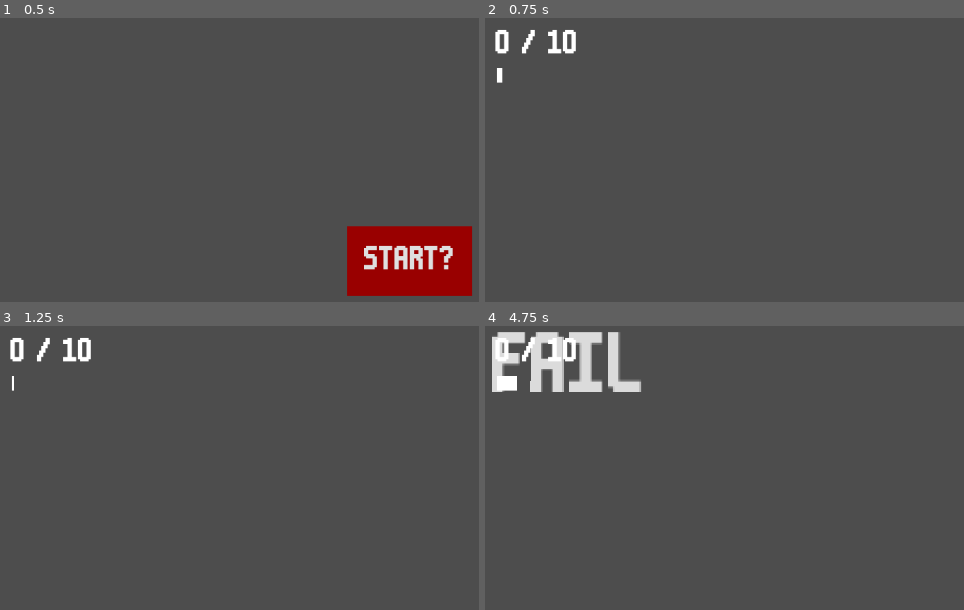
Above: before the commit, frames 1-4 (two rows, left to right).
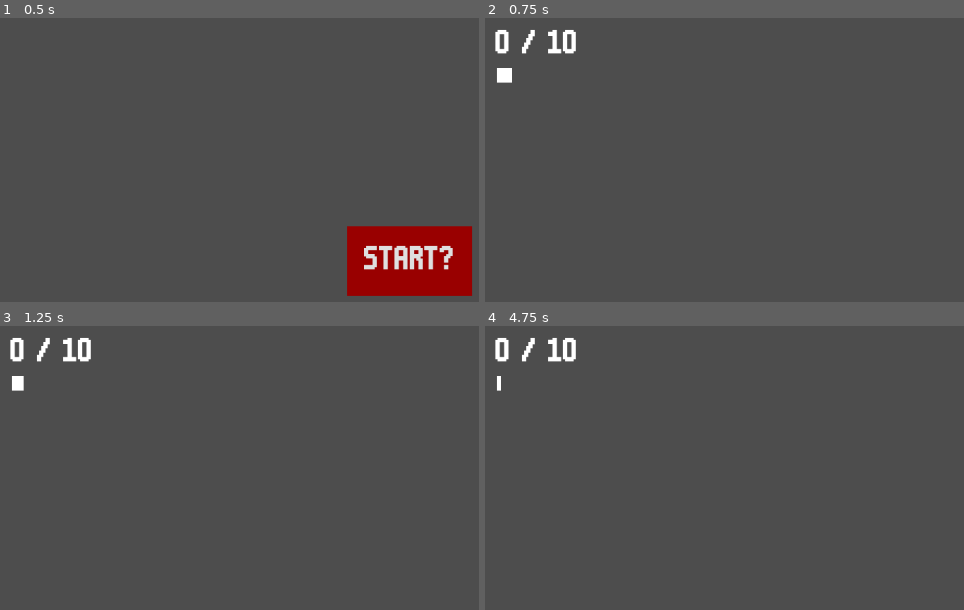
Above: after the commit, the same moments.

Repository: LiranDat/Spitandspell
Game: Godot game, scene res://scenes/main/main.tscn
Two runs of this game, one before a commit and one after it. Both use one fixed random seed, a clock stepped at 60 frames per second and the inputs below.
Inputs (mouse positions are in pixels of both pictures, inside the frame that each line leads up to):
- Up to frame 1 (0.5 s): no input
- Up to frame 2 (0.75 s): click "START?" at 0.5 s
- Up to frame 3 (1.25 s): no input
- Up to frame 4 (4.75 s): move the mouse to (887, 550) at 1.27 s; click (887, 550) at 1.42 s; move the mouse to (892, 533) at 2.02 s; click (892, 533) at 2.17 s; move the mouse to (outside the picture) at 2.77 s; click (outside the picture) at 2.92 s; move the mouse to (outside the picture) at 3.52 s; click (outside the picture) at 3.67 s; tap Enter at 4.25 s; move the mouse to (outside the picture) at 4.27 s; click (outside the picture) at 4.42 s

Frame 1 is identical in both runs. In frame 2, 0.1% of the frame differs, in the area x 3-6%, y 17-23%; in frame 3, 0.1%; in frame 4, 3.5%, in the area x 1-33%, y 2-24%.
Error in both runs: Invalid access of index '0' on a base object of type: 'PackedStringArray'. (res://scenes/lyrics/lyrics.gd:24)

Commit message:
music is now playing

Diff:
--- a/scenes/lyrics/lyrics.gd
+++ b/scenes/lyrics/lyrics.gd
@@ -7,7 +7,7 @@
 var total_sum = 0
 var past_word
 var new_score
-var timer = 1
+var timer = 2.4
 var fire
 
 # benötigte Punkte
@@ -97,6 +97,6 @@
 		timer -= delta
 	else:
 		score()
-		timer = 3
+		timer = 2.4
 
 	$timer_bar.size.x = 10 * timer
--- a/scenes/main/main.gd
+++ b/scenes/main/main.gd
@@ -49,6 +49,7 @@
 	var level = lyrics.instantiate()
 	add_child(level)
 	level.target_score = target_scores[level_counter]
+	$music.play()
 
 func start_shop():
 	add_child(shop.instantiate())
--- a/scenes/main/main.tscn
+++ b/scenes/main/main.tscn
@@ -1,6 +1,10 @@
-[gd_scene load_steps=2 format=3 uid="uid://gai0xjg0pvo8"]
+[gd_scene load_steps=3 format=3 uid="uid://gai0xjg0pvo8"]
 
 [ext_resource type="Script" uid="uid://cb0h1ibnx7uyq" path="res://scenes/main/main.gd" id="1_hyk8p"]
+[ext_resource type="AudioStream" uid="uid://bra65x8j1ai1c" path="res://sounds/gamejam_boombap.wav" id="2_iuonh"]
 
 [node name="main" type="Node"]
 script = ExtResource("1_hyk8p")
+
+[node name="music" type="AudioStreamPlayer" parent="."]
+stream = ExtResource("2_iuonh")
Not shown, added: sounds/gamejam_boombap.wav.import
Not shown, added: sounds/scratch1.wav.import
